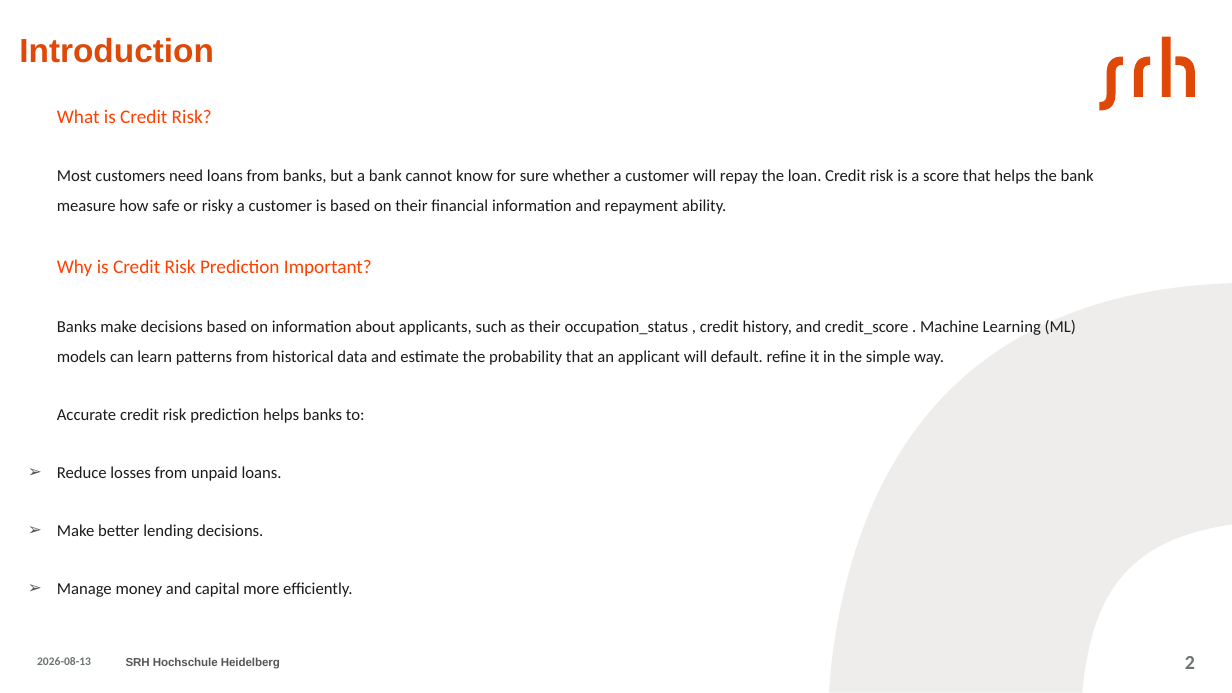
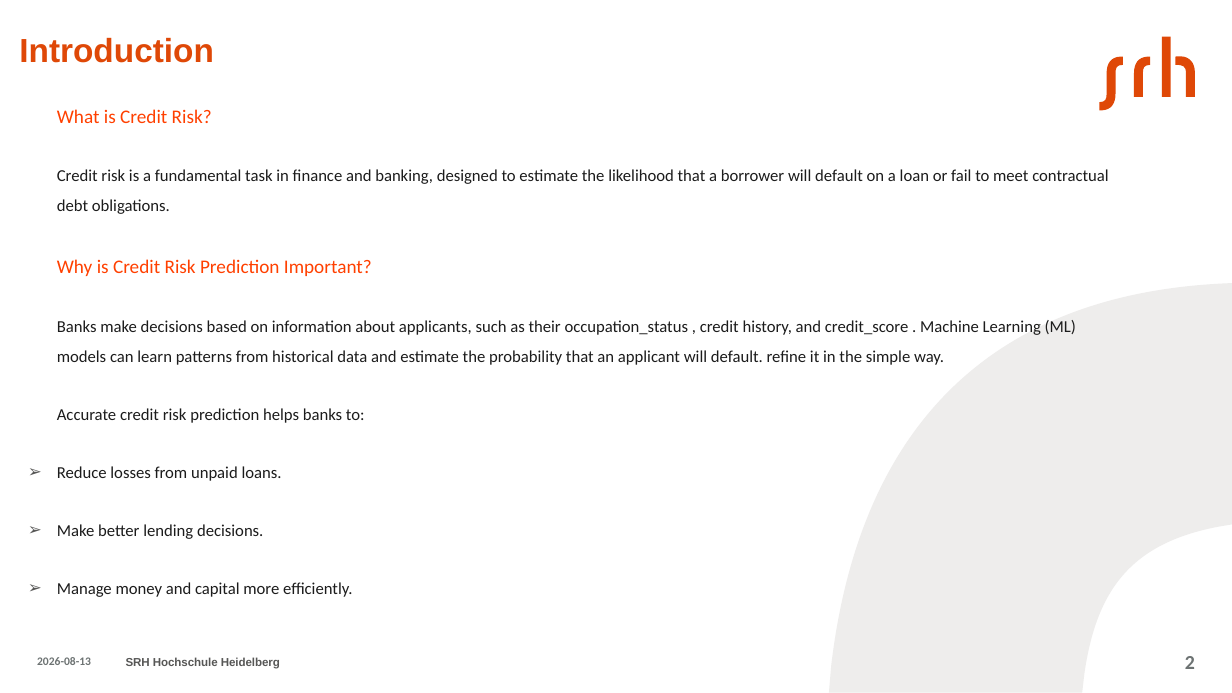
Before and after one commit to aminfeli/Thesis, a slide deck: slide 2 of presentation-.pptx. Drawn at 1232x693 pixels with LibreOffice and Linux fonts; fonts in the diff are those of the drawing. Boxes give left, top, right and bottom in pixels: in the first picture for what was removed or moved away, otherwise in the second. Text is boxed around its words. In the diff, an @@ line names an element or a change of style, - is before the commit and + after.

```diff
--- a/presentation-.pptx
+++ b/presentation-.pptx
@@ text at [57,169,1108,214]: text changed @@
-Most customers need loans from banks, but a bank cannot know for sure whether a customer will repay the loan. Credit risk is a score that helps the bank measure how safe or risky a customer is based on their financial information and repayment ability.
+Credit risk is a fundamental task in finance and banking, designed to estimate the likelihood that a borrower will default on a loan or fail to meet contractual debt obligations.
```
Also in this commit, not shown: 7 other slides changed, 1 slide added, 8 other files.
